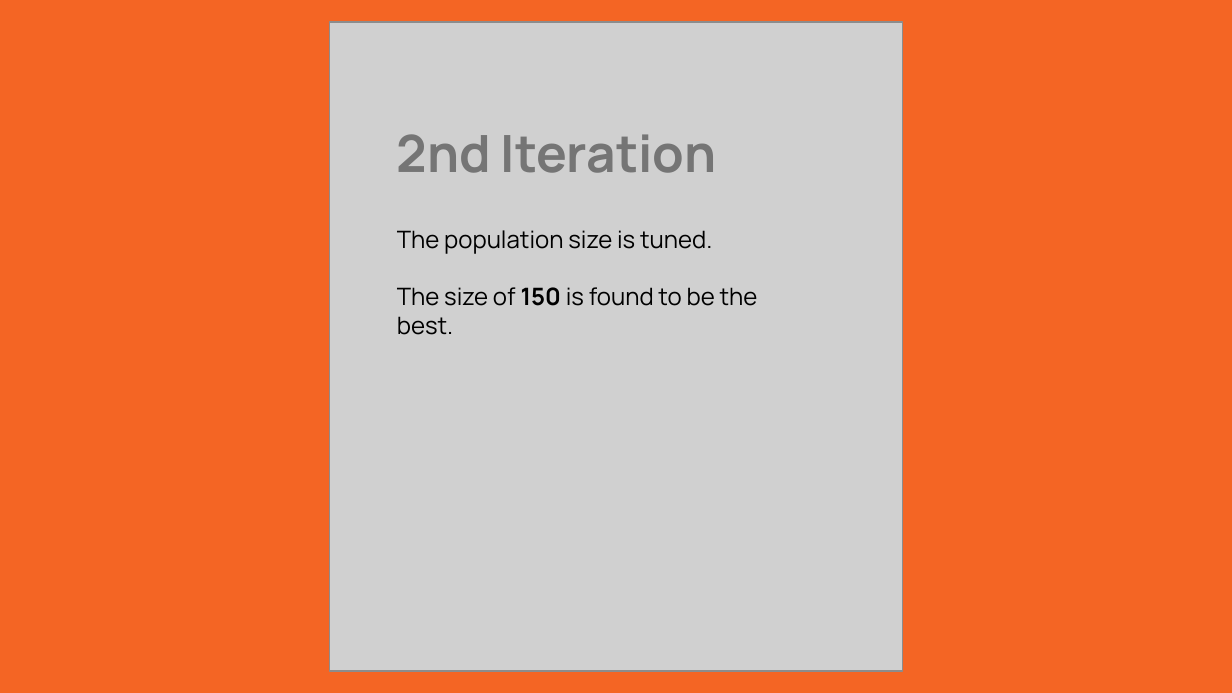
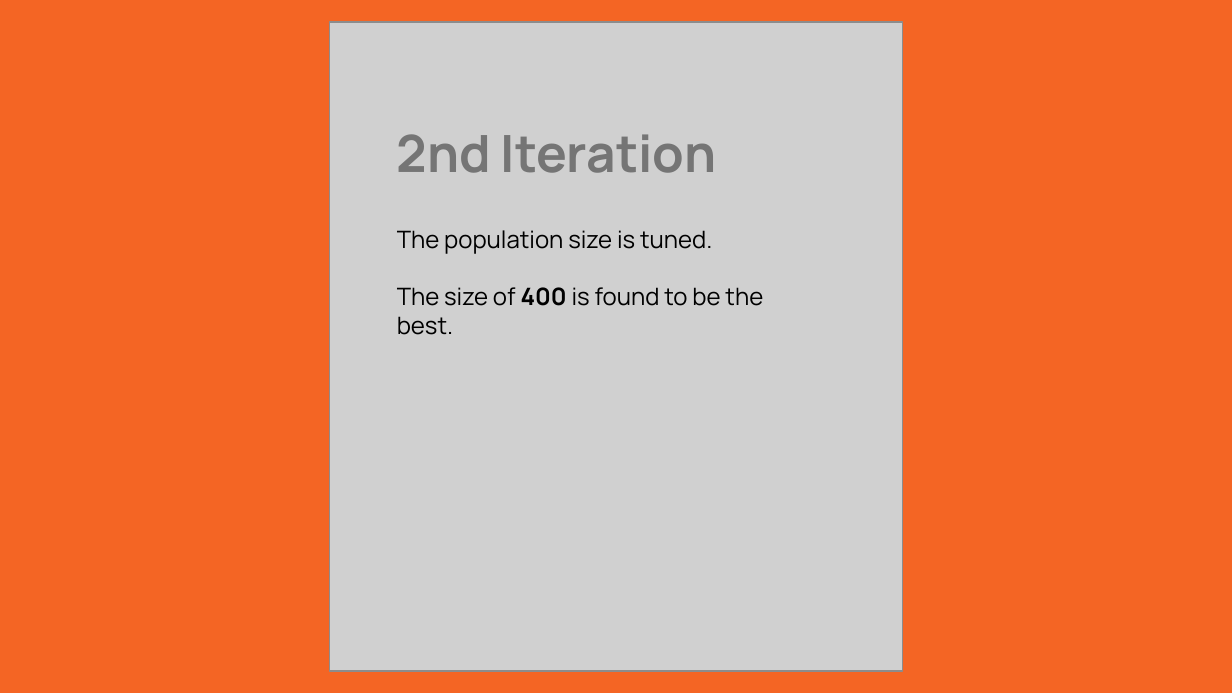
Before and after one commit to MatteoGalletta/university-ai-mwvc, a slide deck: slide 18 of doc/MWVC.pptx. Drawn at 1232x693 pixels with LibreOffice and Linux fonts; fonts in the diff are those of the drawing; grey boxes stand for pictures. Boxes give left, top, right and bottom in pixels: in the first picture for what was removed or moved away, otherwise in the second. Text is boxed around its words. In the diff, an @@ line names an element or a change of style, - is before the commit and + after.

```diff
--- a/doc/MWVC.pptx
+++ b/doc/MWVC.pptx
@@ text at [397,287,763,335]: text changed @@
-The size of 150 is found to be the best.
+The size of 400 is found to be the best.
```
Also in this commit, not shown: 3 other slides changed, 2 other files.
